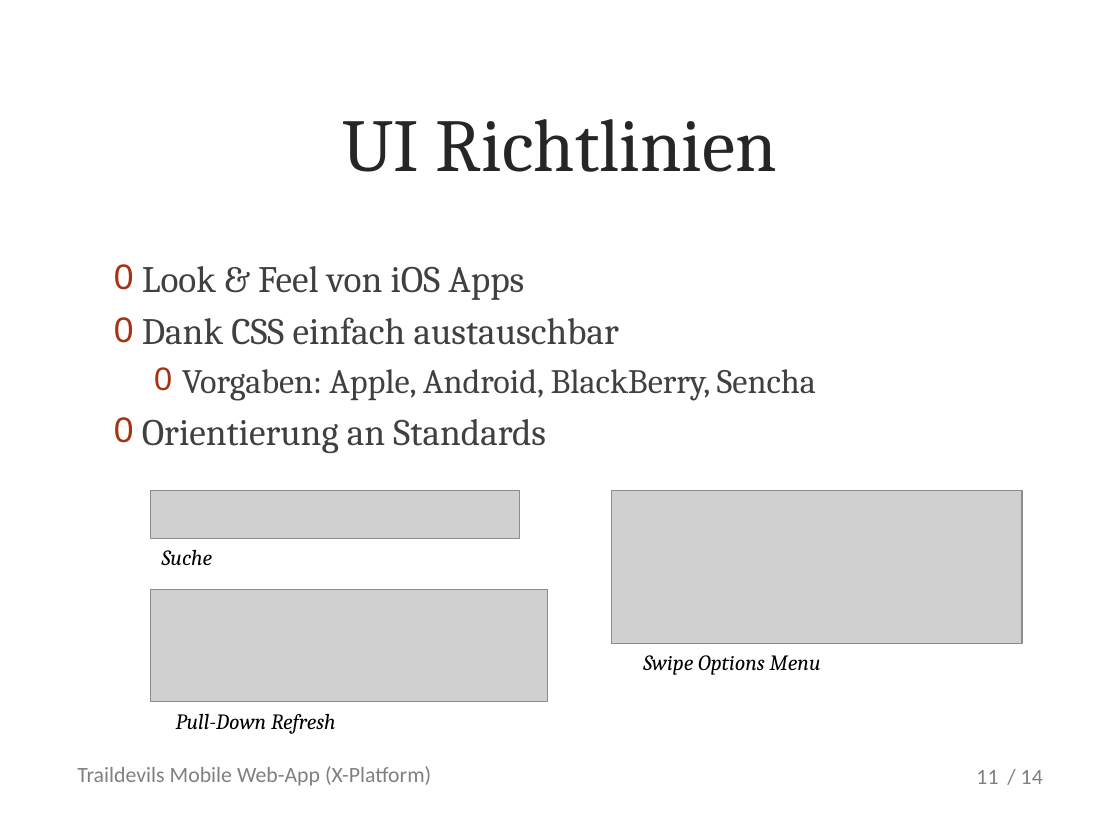
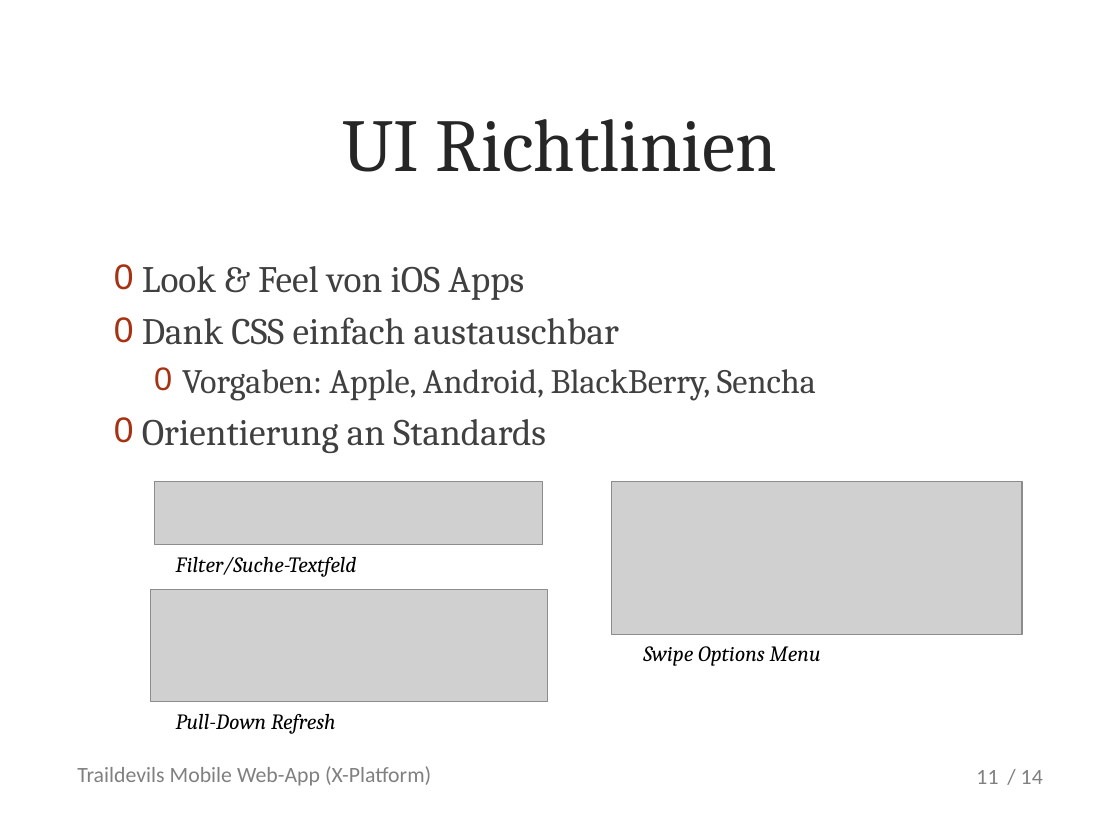
Before and after one commit to metaodi/TrailDevilsXPl-2, a slide deck: slide 11 of _DOCUMENTATION/Presentation/Praesentation-Traildevils-XPl2.pptx. Drawn at 1120x840 pixels with LibreOffice and Linux fonts; fonts in the diff are those of the drawing; grey boxes stand for pictures; background and template pictures are left out. Boxes give left, top, right and bottom in pixels: in the first picture for what was removed or moved away, otherwise in the second. Text is boxed around its words. In the diff, an @@ line names an element or a change of style, - is before the commit and + after.

Commit message:
changed search-placeholder: Suchen... -> Filtern...

```diff
--- a/_DOCUMENTATION/Presentation/Praesentation-Traildevils-XPl2.pptx
+++ b/_DOCUMENTATION/Presentation/Praesentation-Traildevils-XPl2.pptx
@@ picture resized from (x1=151, y1=491, x2=520, y2=539) to (x1=155, y1=482, x2=543, y2=544) @@
@@ picture moved from (x1=612, y1=491, x2=1023, y2=643) to (x1=612, y1=482, x2=1023, y2=634) @@
@@ text at (x1=176, y1=557, x2=357, y2=577): text changed @@
-Suche
+Filter/Suche-Textfeld
@@ text "Swipe Options Menu" moved from (x1=643, y1=655, x2=821, y2=675) to (x1=643, y1=646, x2=821, y2=666) @@
```
Also in this commit, not shown: 6 other slides changed, 1 other file.
